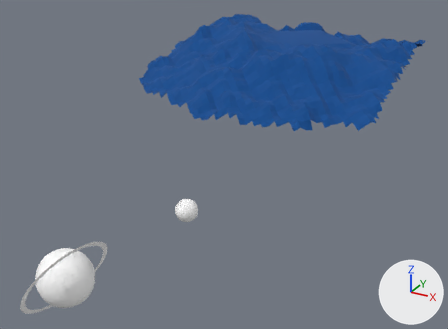
The glTF model public/assets/comet-3.glb: old version first, new version second.
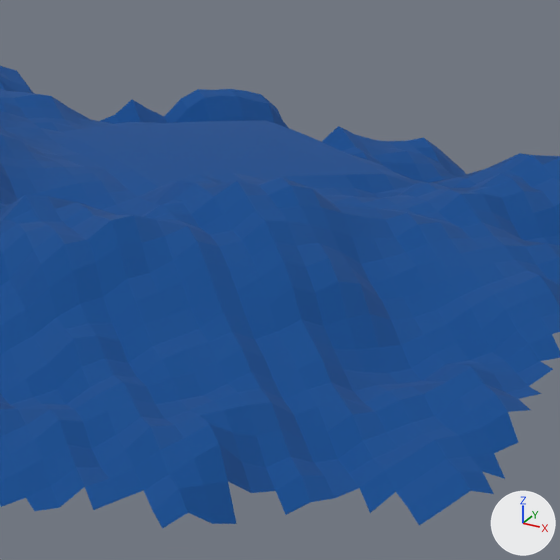
Old and new are each drawn whole from a camera (50 mm lens) standing at (0.672, -1.729, 0.931) and looking at (-0.138, -0.256, 0.194) and again close up on the part from 57% to 88% of the width and 0% to 42% of the height. The lights are fixed; the arrows at lower right show +X, +Y and +Z. Where no turn or scale is listed for an object, it has been applied to the vertices.

The older version as bpy lines, for what is in view:
```python
me_mesh_0 = bpy.data.meshes.new('Mesh_0')
me_mesh_0.from_pydata(...)  # 2230 vertices, 4236 faces; spans x -0.371..0.369, y -0.432..0.518, z -0.087..0.072
me_mesh_0.materials.append(mat_material_0)
ob_comet = bpy.data.objects.new('comet', me_mesh_0)
ob_comet.location = (-0.0461, -0.0531, 0.5)
```
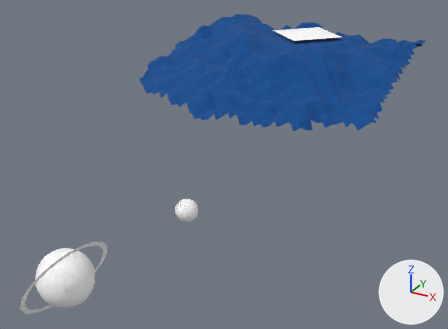
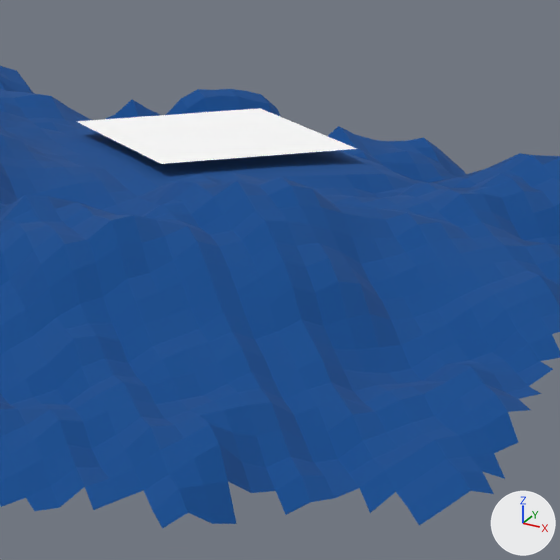
Pixel boxes [x1, y1, x2, y2] of what changed, in the close-ups (560 x 560 px):
'board', added
    after: [76, 108, 357, 164]

Diff of the bpy script that builds the scene:
```diff
--- a/public/assets/comet-3.glb.py
+++ b/public/assets/comet-3.glb.py
@@ mat_material_2 @@
+mat_material_2 = principled_material('Material_2')
+mat_material_2.base_color = (1.0, 1.0, 1.0)  # white #ffffff
+mat_material_2.roughness = 1.0
@@ me_mesh_4 @@
+me_mesh_4.from_pydata([(0.109, 0.005, 0.0), (-0.005, 0.109, 0.0), (-0.109, -0.005, 0.0), (0.005, -0.109, 0.0)], [], [(0, 1, 2), (0, 2, 3)])
+me_mesh_4.materials.append(mat_material_2)  # white #ffffff
@@ ob_board @@
+ob_board = bpy.data.objects.new('board', me_mesh_4)
+ob_board.location = (0.0, 0.0, 0.5469)
```
